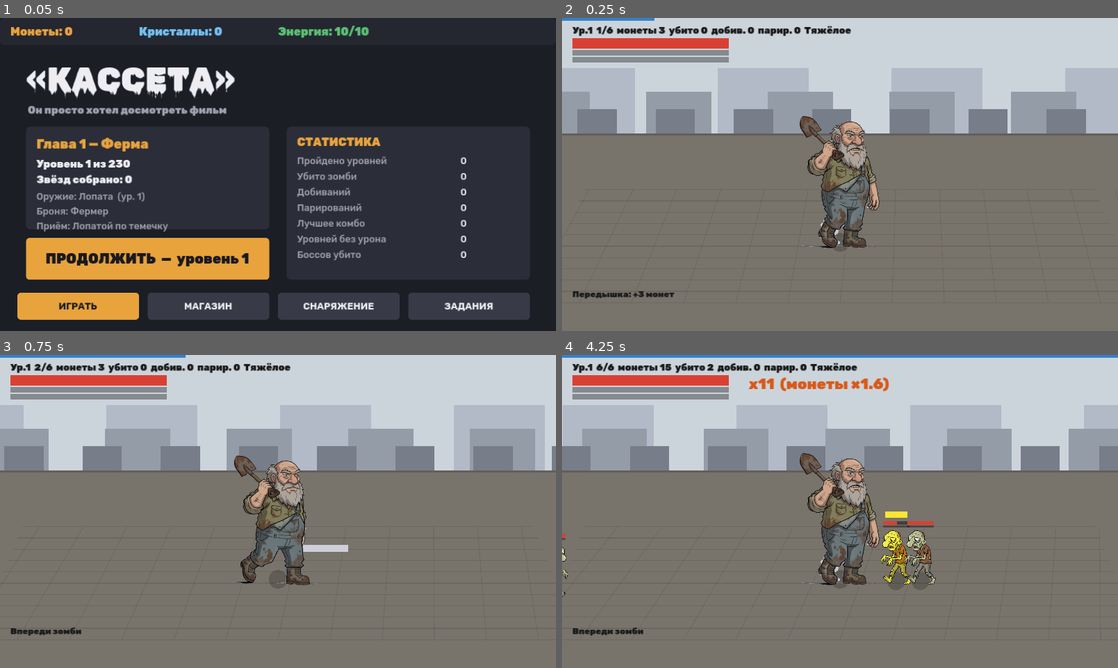
Above: before the commit, frames 1-4 (two rows, left to right).
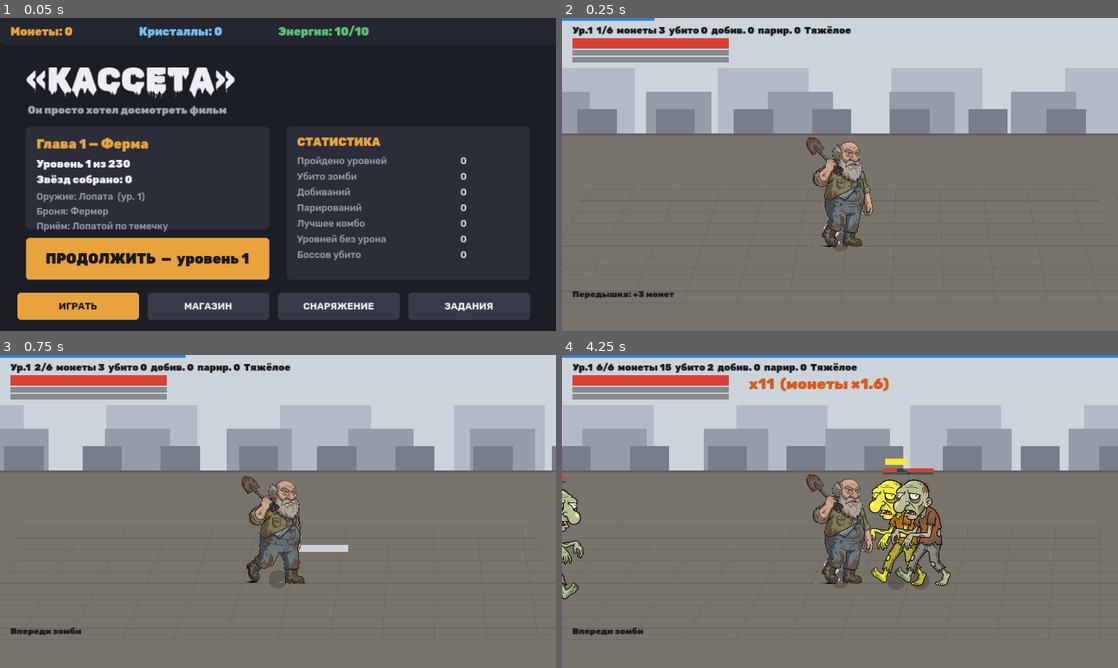
Above: after the commit, the same moments.

Repository: Philp166/kasseta
Game: Godot game, scene res://test.tscn
Two runs of this game, one before a commit and one after it. Both use one fixed random seed, a clock stepped at 60 frames per second and the inputs below. This scene is started directly instead of the project's main scene.
Inputs (mouse positions are in pixels of both pictures, inside the frame that each line leads up to):
- Up to frame 1 (0.05 s): no input
- Up to frame 2 (0.25 s): no input
- Up to frame 3 (0.75 s): tap Enter at 0.5 s; move the mouse to (400, 495) at 0.52 s; hold Right from 0.53 s (still down); tap F at 0.6 s; click (400, 495) at 0.67 s
- Up to frame 4 (4.25 s): tap Space at 0.77, 1.52, 3.02, 3.77 s; move the mouse to (728, 527) at 1.27 s; release Right at 1.28 s; hold S 1.28-2.03 s; tap Q at 1.35 s; move the mouse to (895, 442) at 2.02 s; hold Right 2.03-2.78 s; tap X at 2.1 s; move the mouse to (812, 574) at 2.77 s; hold W 2.78-3.53 s; tap E at 2.85 s; click (812, 574) at 2.92 s; move the mouse to (1006, 558) at 3.52 s; hold Left from 3.53 s (still down); tap R at 3.6 s

Frame 1 is identical in both runs. In frame 2, 2.8% of the frame differs, in the area x 42-58%, y 31-74%; in frame 3, 2.8%; in frame 4, 6.7%, in the area x 0-70%, y 31-79%.

Commit message:
Единая ростовая шкала: дед 300 px, зомби 250-330, боссы 400-440

Diff:
--- a/scripts/enemy.gd
+++ b/scripts/enemy.gd
@@ -30,47 +30,47 @@
 const TYPES := {
 	"basic": {
 		"hp": 32.0, "speed": 62.0, "damage": 9.0, "range": 100.0, "stun_res": 1.0,
-		"w": 58.0, "h": 140.0, "color": Color(0.42, 0.68, 0.28), "coins": 2,
+		"w": 58.0, "h": 275.0, "color": Color(0.42, 0.68, 0.28), "coins": 2,
 		"windup": 0.6, "parryable": true, "unblockable": false, "ranged": false,
 	},
 	"runner": {
 		"hp": 20.0, "speed": 150.0, "damage": 8.0, "range": 150.0, "stun_res": 1.3,
-		"w": 46.0, "h": 118.0, "color": Color(0.72, 0.80, 0.20), "coins": 3,
+		"w": 46.0, "h": 250.0, "color": Color(0.72, 0.80, 0.20), "coins": 3,
 		"windup": 0.42, "parryable": true, "unblockable": false, "ranged": false,
 		"leap": true,
 	},
 	"fat": {
 		"hp": 90.0, "speed": 36.0, "damage": 20.0, "range": 115.0, "stun_res": 0.55,
-		"w": 92.0, "h": 158.0, "color": Color(0.25, 0.52, 0.24), "coins": 6,
+		"w": 92.0, "h": 330.0, "color": Color(0.25, 0.52, 0.24), "coins": 6,
 		"windup": 0.95, "parryable": false, "unblockable": true, "ranged": false,
 		"knock_res": 0.25, "interrupt_need": 2,
 	},
 	"spitter": {
 		"hp": 26.0, "speed": 48.0, "damage": 11.0, "range": 380.0, "stun_res": 1.0,
-		"w": 54.0, "h": 134.0, "color": Color(0.30, 0.72, 0.58), "coins": 4,
+		"w": 54.0, "h": 285.0, "color": Color(0.30, 0.72, 0.58), "coins": 4,
 		"windup": 1.0, "parryable": false, "unblockable": false, "ranged": true,
 	},
 	"bomber": {
 		"hp": 24.0, "speed": 74.0, "damage": 34.0, "range": 85.0, "stun_res": 1.1,
-		"w": 80.0, "h": 128.0, "color": Color(0.90, 0.60, 0.15), "coins": 5,
+		"w": 80.0, "h": 265.0, "color": Color(0.90, 0.60, 0.15), "coins": 5,
 		"windup": 0.55, "parryable": false, "unblockable": true, "ranged": false,
 		"explodes": true, "explosion_damage": 45.0, "explosion_radius": 230.0,
 	},
 	"boss_ch1": {
 		"hp": 340.0, "speed": 105.0, "damage": 26.0, "range": 130.0, "stun_res": 0.45,
-		"w": 120.0, "h": 200.0, "color": Color(0.55, 0.30, 0.30), "coins": 40,
+		"w": 120.0, "h": 400.0, "color": Color(0.55, 0.30, 0.30), "coins": 40,
 		"windup": 0.55, "parryable": true, "unblockable": false, "ranged": false,
 		"knock_res": 0.15, "interrupt_need": 2, "slam_every": 3, "combo_attacks": 2,
 	},
 	"boss_ch2": {
 		"hp": 430.0, "speed": 100.0, "damage": 30.0, "range": 140.0, "stun_res": 0.42,
-		"w": 130.0, "h": 210.0, "color": Color(0.60, 0.28, 0.28), "coins": 55,
+		"w": 130.0, "h": 420.0, "color": Color(0.60, 0.28, 0.28), "coins": 55,
 		"windup": 0.55, "parryable": true, "unblockable": false, "ranged": false,
 		"knock_res": 0.15, "interrupt_need": 2, "slam_every": 3, "combo_attacks": 2,
 	},
 	"boss_ch3": {
 		"hp": 530.0, "speed": 96.0, "damage": 34.0, "range": 150.0, "stun_res": 0.40,
-		"w": 140.0, "h": 220.0, "color": Color(0.65, 0.25, 0.25), "coins": 70,
+		"w": 140.0, "h": 440.0, "color": Color(0.65, 0.25, 0.25), "coins": 70,
 		"windup": 0.5, "parryable": true, "unblockable": false, "ranged": false,
 		"knock_res": 0.15, "interrupt_need": 2, "slam_every": 2, "combo_attacks": 3,
 	},
@@ -108,8 +108,6 @@
 			sprite.texture = tex
 			sprite.centered = false
 			var sc: float = float(TYPES.get(k, TYPES["basic"])["h"]) / float(tex.get_height())
-			if is_boss:
-				sc *= 1.35
 			sprite.scale = Vector2(sc, sc)
 			sprite.offset = Vector2(-tex.get_width() * 0.5, -tex.get_height() + 8)
 			add_child(sprite)
--- a/scripts/player.gd
+++ b/scripts/player.gd
@@ -35,6 +35,7 @@
 
 const BODY_W := 70.0
 const BODY_H := 150.0
+const SPRITE_H := 300.0   # экранный рост деда; зомби меряются от него
 
 enum A {IDLE, ATTACK, HEAVY_WINDUP, HEAVY_HIT, DODGE, PARRY, BLOCK, HURT, EXECUTE, DEAD, OBSTACLE, RELOAD, DASH}
 
@@ -85,8 +86,9 @@
 		sprite = Sprite2D.new()
 		sprite.texture = walk_tex[0]
 		sprite.centered = false
-		# ставим так, чтобы ступни были в точке узла
-		sprite.offset = Vector2(-walk_tex[0].get_width() * 0.5, -walk_tex[0].get_height() + 12)
+		var sc: float = SPRITE_H / float(walk_tex[0].get_height())
+		sprite.scale = Vector2(sc, sc)
+		sprite.offset = Vector2(-walk_tex[0].get_width() * 0.5, -walk_tex[0].get_height() + 10)
 		add_child(sprite)
 	set_weapon("heavy")
 
